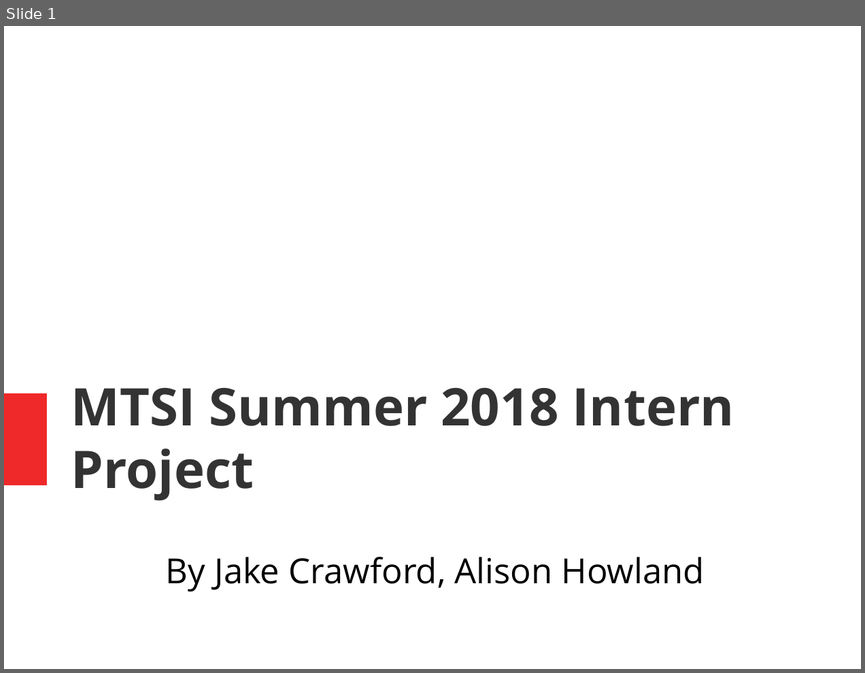
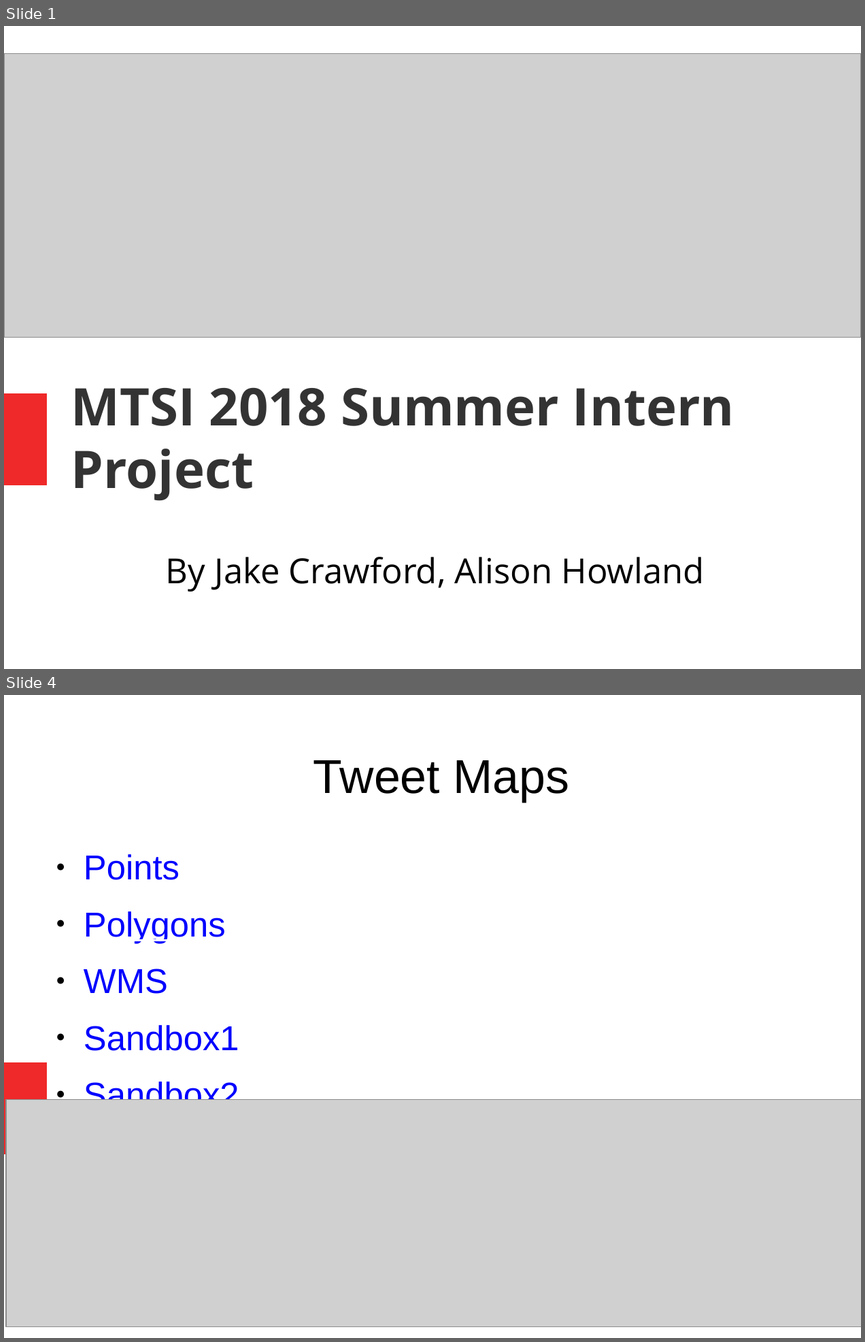
Before and after one commit to alisonhowland/twitter-geotag-analytics, a slide deck: presentation/presentation_powerpoint.pptx. Shown one above the other, each under a label of ours: slide 1 before the commit, slides 1 and 4 after it; the slides between them are not shown. The pictures are 865x673 and 865x1342 pixels, drawn with LibreOffice and Linux fonts; fonts in the diff are those of the drawing; grey boxes stand for pictures. Boxes give left, top, right and bottom in pixels: in the first picture for what was removed or moved away, otherwise in the second. Text is boxed around its words. In the diff, an @@ line names an element or a change of style, - is before the commit and + after.

```diff
--- a/presentation/presentation_powerpoint.pptx
+++ b/presentation/presentation_powerpoint.pptx
@@ slide 4 added at (x1=4, y1=695, x2=861, y2=1338), background #FFFFFF; not listed: 1 template element that a slide beside it also shows @@
@@ text added at (x1=313, y1=760, x2=570, y2=802), 44 pt, text #000000 @@
+Tweet Maps
@@ text added at (x1=84, y1=854, x2=239, y2=1114), 32 pt, text #0000FF, underline @@
+● Points
+● Polygons
+● WMS
+● Sandbox1
+● Sandbox2
@@ picture added at (x1=6, y1=1100, x2=861, y2=1326) @@
@@ slide 1 changed as well @@
@@ picture added at (x1=4, y1=54, x2=861, y2=337) @@
@@ text at (x1=71, y1=387, x2=734, y2=501): text changed @@
-MTSI Summer 2018 Intern Project
+MTSI 2018 Summer Intern Project
```
Also in this commit, not shown: 2 other slides added, 1 slide removed, 1 other file.
